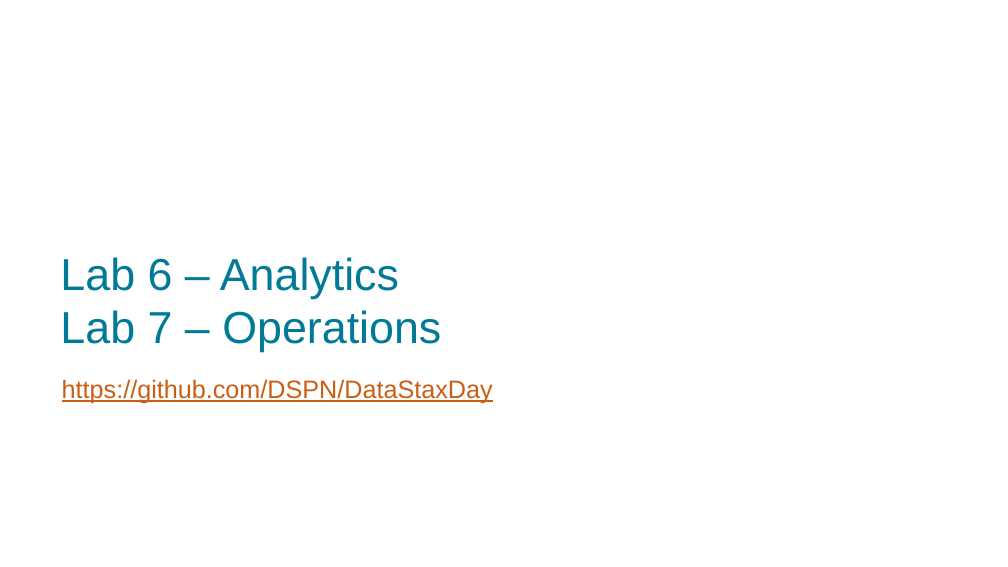
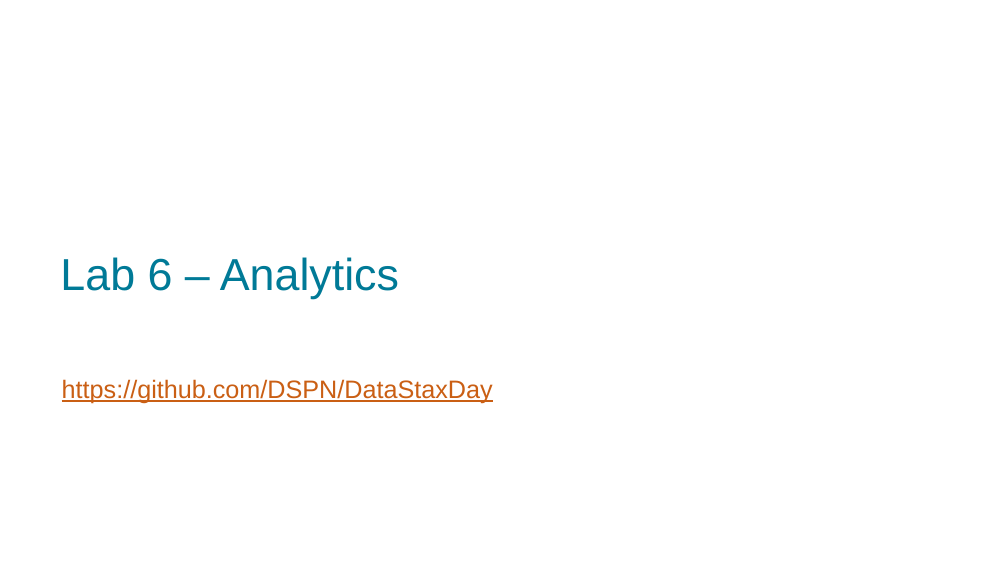
Before and after one commit to DSPN/DataStaxDay, a slide deck: slide 5 of lectures/Lecture 4 - Analytics.pptx (slide 15 before the commit). Drawn at 1008x567 pixels with LibreOffice and Linux fonts; fonts in the diff are those of the drawing; background and template pictures are left out. Boxes give left, top, right and bottom in pixels: in the first picture for what was removed or moved away, otherwise in the second. Text is boxed around its words. In the diff, an @@ line names an element or a change of style, - is before the commit and + after.

```diff
--- a/lectures/Lecture 4 - Analytics.pptx
+++ b/lectures/Lecture 4 - Analytics.pptx
@@ title at (60,257,399,299): text changed @@
-Lab 6 – Analytics
-Lab 7 – Operations
+Lab 6 – Analytics
```
Also in this commit, not shown: 10 slides removed, 32 other files.
